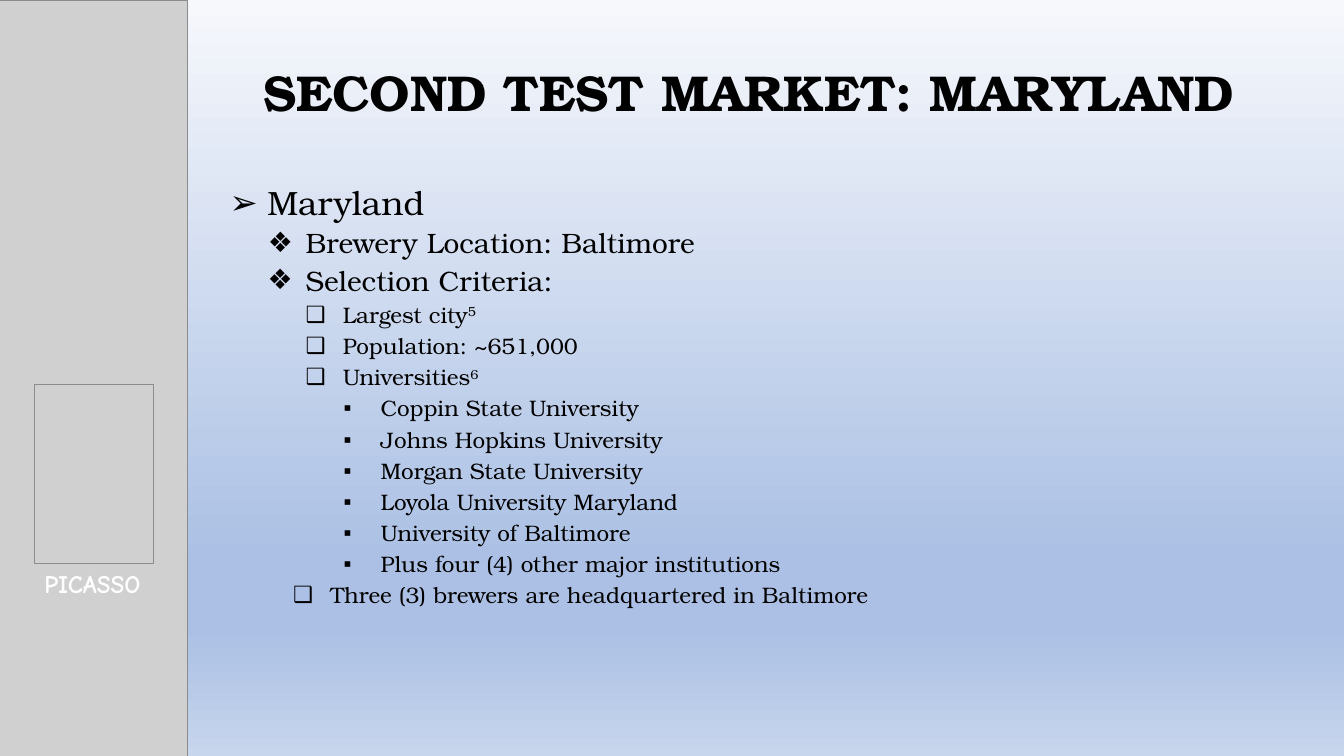
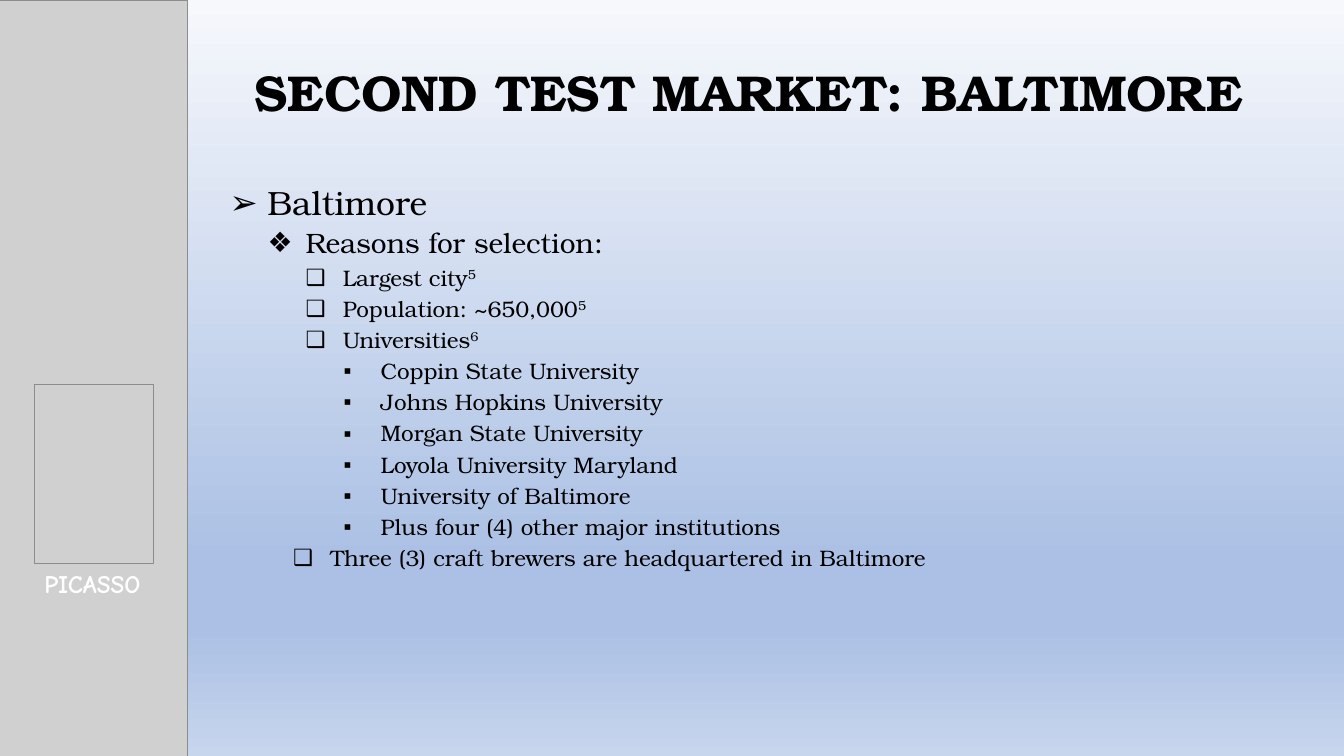
Before and after one commit to kjurekSMU/6306_JKT_Case_Study_1, a slide deck: slide 9 of Beer_Expansion_Project.pptx. Drawn at 1344x756 pixels with LibreOffice and Linux fonts; fonts in the diff are those of the drawing; grey boxes stand for pictures. Boxes give left, top, right and bottom in pixels: in the first picture for what was removed or moved away, otherwise in the second. Text is boxed around its words. In the diff, an @@ line names an element or a change of style, - is before the commit and + after.

```diff
--- a/Beer_Expansion_Project.pptx
+++ b/Beer_Expansion_Project.pptx
@@ title at <box>255,76,1242,112</box>: text changed @@
-SECOND TEST MARKET: MARYLAND
+SECOND TEST MARKET: BALTIMORE
@@ subtitle at <box>267,191,603,254</box>: text changed @@
-➢ Maryland
-  ❖ Brewery Location: Baltimore
-  ❖ Selection Criteria:
+➢ Baltimore
+  ❖ Reasons for selection:
@@ subtitle at <box>343,301,578,322</box>: text changed @@
-      ❑ Population: ~651,000
+      ❑ Population: ~650,0005
@@ subtitle at <box>330,549,925,571</box>: text changed @@
-        ❑ Three (3) brewers are headquartered in Baltimore
+        ❑ Three (3) craft brewers are headquartered in Baltimore
```
Also in this commit, not shown: 10 other slides changed.
